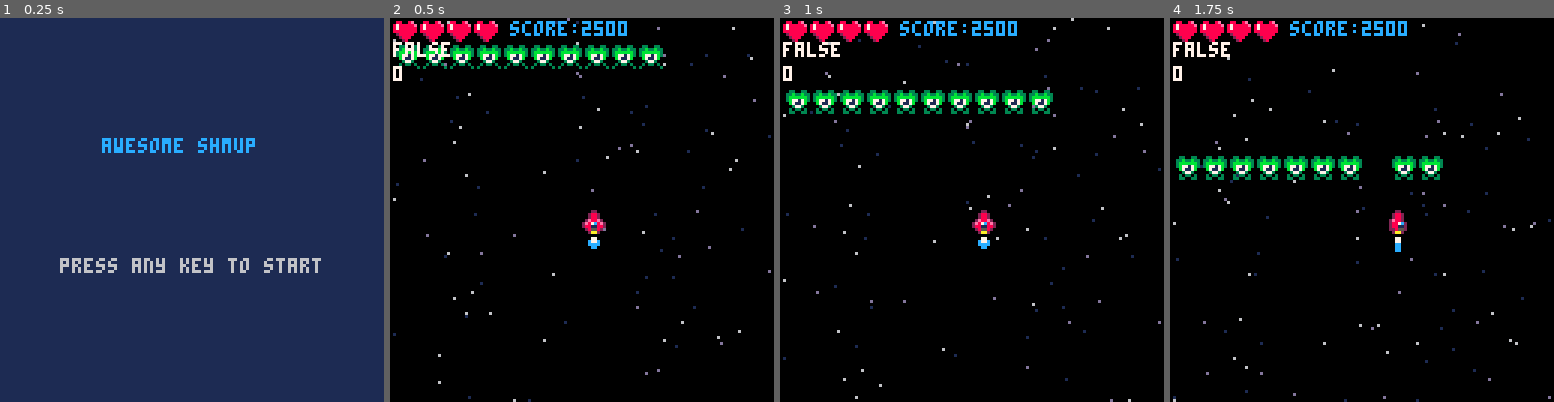
Above: before the commit, frames 1-4 (left to right).
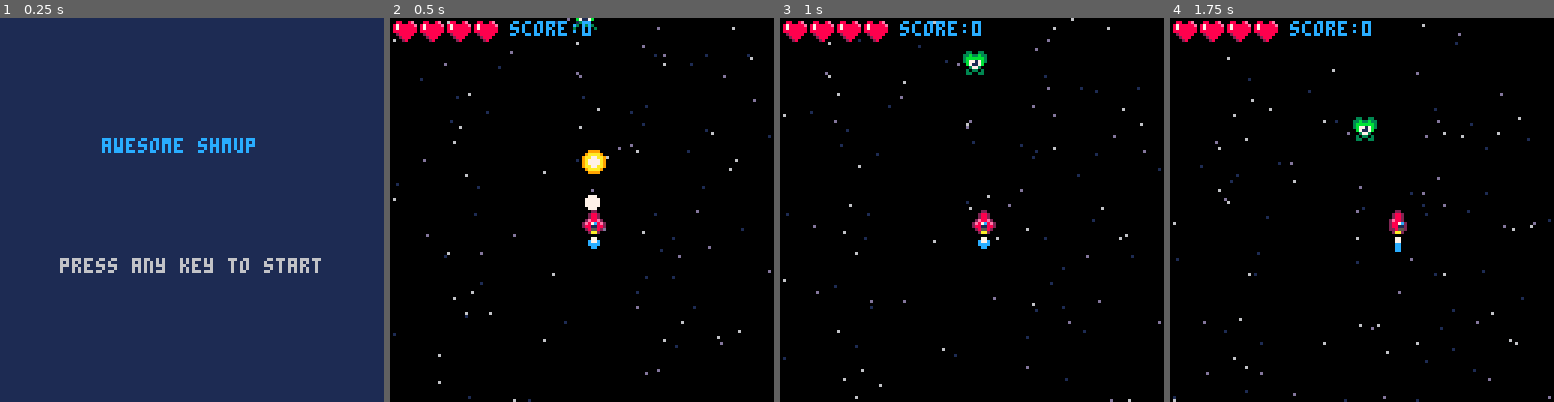
Above: after the commit, the same moments.

Repository: alexlazarovski/pico-8-shmup-tutorial
Game: PICO-8 cartridge shmup.p8
The game is run twice, just before and just after one commit, with the same random seed, the same clock (stepped at 60 frames per second) and the same inputs.
Inputs:
- Up to frame 1 (0.25 s): no input
- Up to frame 2 (0.5 s): tap X (X key) at 0.33 s
- Up to frame 3 (1 s): tap O (Z key) at 0.7 s
- Up to frame 4 (1.75 s): tap X (X key) at 1.07 s; hold Right from 1.6 s (still down); tap O (Z key) at 1.7 s

Frame 1 is identical in both runs. In frame 2, 3.6% of the frame differs, in the area x 0-72%, y 0-50%; in frame 3, 3.7%, in the area x 0-72%, y 0-25%; in frame 4, 3.4%.

Commit message:
lesson 13 and 14

Diff:
--- a/shmup.p8
+++ b/shmup.p8
@@ -1,16 +1,22 @@
 pico-8 cartridge // http://www.pico-8.com
 version 41
 __lua__
--- init gets called once
--- at the beginning
+-- todo
+-- -explosion
+-- -hit reaction
+--
 function _init()
  cls(0)
  mode="start"
  blinkt=1
+
+ t=0
 end
 
 function _update()
+ t+=1
  blinkt+=1
+
 
  if mode=="game" then
   update_game()
@@ -37,6 +43,7 @@
 
 function startgame()
  mode="game"
+ t=0
 
  ship={}
  ship.x=64
@@ -45,16 +52,15 @@
  ship.sy=0
  ship.spr=2
 
- invt=0
- isinv=false
+ invul=0
 
  flamespr=5
 
+ bultimer=0
  bullets={}
-
  muzzle=0
 
- score=flr(rnd(128))*100
+ score=0
 
  lives=4
 
@@ -69,12 +75,9 @@
 
  enemies={}
 
- for i=1,10 do
-  local myen={x=i*9-7,y=5,spr=21}
-  add(enemies,myen)
- end
-
-
+ explods={}
+
+ spawnen()
 
 end
 
@@ -167,6 +170,26 @@
 
  return true
 end
+
+function spawnen()
+ local myen={}
+ myen.x=rnd(120)
+ myen.y=-8
+ myen.spr=21
+ myen.hp=5
+ myen.flash=0
+
+ add(enemies,myen)
+end
+
+function explode(expx, expy)
+ local myex={}
+ myex.x=expx
+ myex.y=expy
+ myex.age=1
+
+ add(explods,myex)
+end
 -->8
 -- update
 
@@ -176,8 +199,9 @@
  ship.sy=0
  ship.spr=2
 
-	if (btn(0)) then
-	 ship.sx = -2
+
+ if (btn(0)) then
+  ship.sx = -2
 	 ship.spr=1
 	end
 	if btn(1) then
@@ -191,15 +215,19 @@
 	 ship.sy = 2
 	end
 
-	if btnp(5) then
-	 local bullet={}
-	 bullet.x=ship.x
-	 bullet.y=ship.y-4
-	 bullet.spr=16
-	 add(bullets, bullet)
-	 sfx(0)
-	 muzzle=6
-	end
+	if btn(5) then
+	 if bultimer<=0 then
+	  local bullet={}
+	  bullet.x=ship.x
+	  bullet.y=ship.y-4
+	  bullet.spr=16
+	  add(bullets, bullet)
+	  sfx(0)
+	  muzzle=6
+	  bultimer=5
+	 end
+	end
+	bultimer-=1
 
 	--moving the ship
 	ship.x+=ship.sx
@@ -227,40 +255,44 @@
 
 	 if(myen.y>128) then
 	  del(enemies,myen)
+	  spawnen()
+	 end
+	end
+
+	--collission bullet x enemies
+	for bullet in all(bullets) do
+	 for myen in all(enemies) do
+	  if col(bullet, myen) then
+	   del(bullets, bullet)
+	   myen.hp-=1
+	   sfx(3)
+	   myen.flash=2
+
+	   if myen.hp<=0 then
+	    del(enemies, myen)
+ 	   sfx(2)
+	    score+=1
+	    spawnen()
+	    explode(myen.x,myen.y)
+	   end
+	  end
 	 end
 	end
 
 	--collishion ship x enemies
-
-	if isinv then
-	 invt+=1
-	 if invt>=30 then
-	  invt=0
-	  isinv=false
-	 end
-
-	else
+	if invul<=0 then
 		for myen in all(enemies) do
 		 if col(myen, ship) then
 		  lives-=1
 		  sfx(1)
-		  del(enemies,myen)
 		  isinv=true
+		  invul=60
 		 end
 		end
-	end
-
-	--collission bullet x enemies
-	for bullet in all(bullets) do
-	 for myen in all(enemies) do
-	  if col(bullet, myen) then
-	   del(enemies, myen)
-	   del(bullets, bullet)
-	   sfx(2)
-	   --add points
-	  end
-	 end
-	end
+	else
+	 invul-=1
+	end
+
 
 	if lives<=0 then
 	 mode="over"
@@ -324,23 +356,48 @@
  drawstarfield()
 
 	-- this draws the ship
-	drwmyspr(ship)
- spr(flamespr,ship.x,ship.y+8)
+	if invul<=0 then
+	 drwmyspr(ship)
+	 spr(flamespr,ship.x,ship.y+8)
+ else
+  --invul state
+  if sin(t/5)<0.2 then
+   drwmyspr(ship)
+   spr(flamespr,ship.x,ship.y+8)
+  end
+ end
 
  --draw enemies
- for i=1,#enemies do
-  local enemy=enemies[i]
+ for enemy in all(enemies) do
+  if enemy.flash >0 then
+   enemy.flash-=1
+   for i=1,15 do
+    pal(i,7)
+   end
+  end
   drwmyspr(enemy)
+  pal()
  end
 
  drawbullet()
 
  drawbulletsmuzzle()
+
+	local exframes={64,64,66,68,70,70,72,72}
+	for myex in all(explods) do
+	 local myspr=myex.age
+	 myspr=flr(myspr)
+	 myspr=exframes[myspr]
+	 spr(myspr,myex.x-4,myex.y-4,2,2)
+	 myex.age+=1
+	 if myex.age>#exframes then
+	  del(explods, myex)
+	 end
+
+	end
 
 	--draw score
 	print("score:"..score,40,1,12)
- print(isinv, 1,8,7)
- print(invt, 1,16,7)
  drawlives()
 
 end
Not shown, changed: 37 lines of the sprite sheet (__gfx__) section of shmup.p8
Not shown, changed: the sound effects (__sfx__) section of shmup.p8
